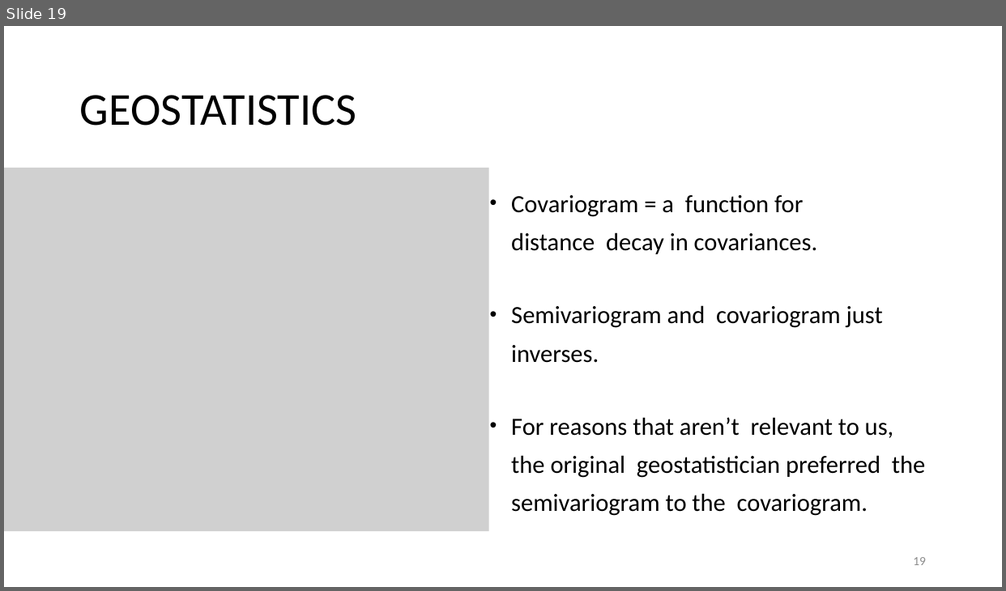
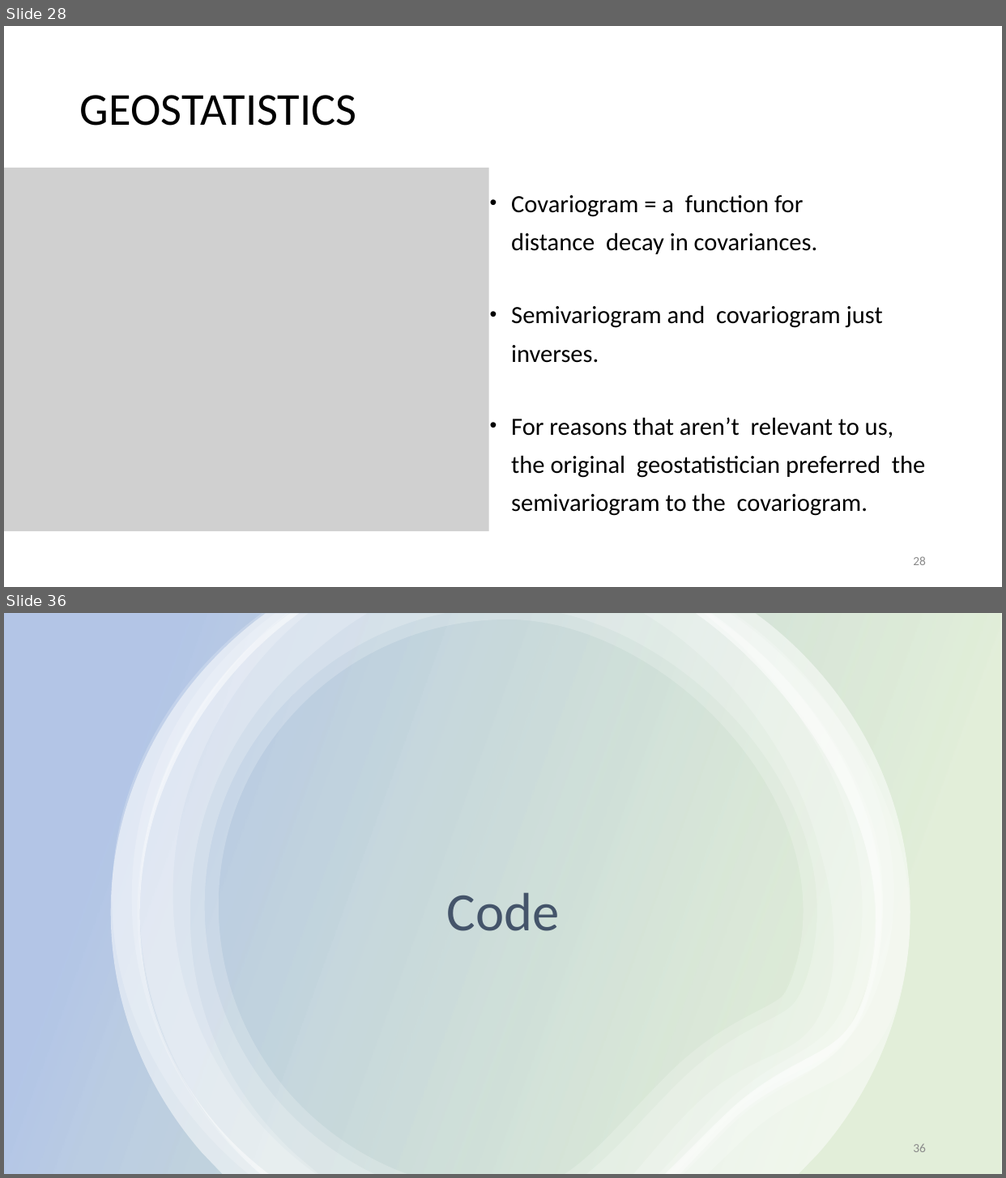
Before and after one commit to rcc-uchicago/SpatialStatistics_R, a slide deck: A QUICK INTRODUCTION TO SPATIAL STATISTICS.pptx. Shown one above the other, each under a label of ours: slide 19 before the commit, slides 28 and 36 after it; the slides between them are not shown. The pictures are 1006x591 and 1006x1178 pixels, drawn with LibreOffice and Linux fonts; fonts in the diff are those of the drawing; grey boxes stand for pictures. Boxes give left, top, right and bottom in pixels: in the first picture for what was removed or moved away, otherwise in the second. Text is boxed around its words. In the diff, an @@ line names an element or a change of style, - is before the commit and + after.

```diff
--- a/A QUICK INTRODUCTION TO SPATIAL STATISTICS.pptx
+++ b/A QUICK INTRODUCTION TO SPATIAL STATISTICS.pptx
@@ slide 36 added at bbox=[4, 613, 1002, 1174], background #FFFFFF @@
@@ rectangle added at bbox=[4, 613, 1002, 1174], fill gradient #70AD47 to #4472C4 @@
@@ group added at bbox=[111, 613, 910, 1174]: 6 freeform shapes @@
@@ title added at bbox=[447, 892, 560, 931], 52 pt, text #44546A @@
+Code
@@ page number added at bbox=[913, 1144, 926, 1152], 12 pt, text #8C8C8C @@
+36
@@ what was slide 19 is now slide 28 @@
@@ page number at bbox=[913, 557, 926, 565]: text changed @@
-19
+28
```
Also in this commit, not shown: 5 slides changed, 16 other slides added, 5 other files.
